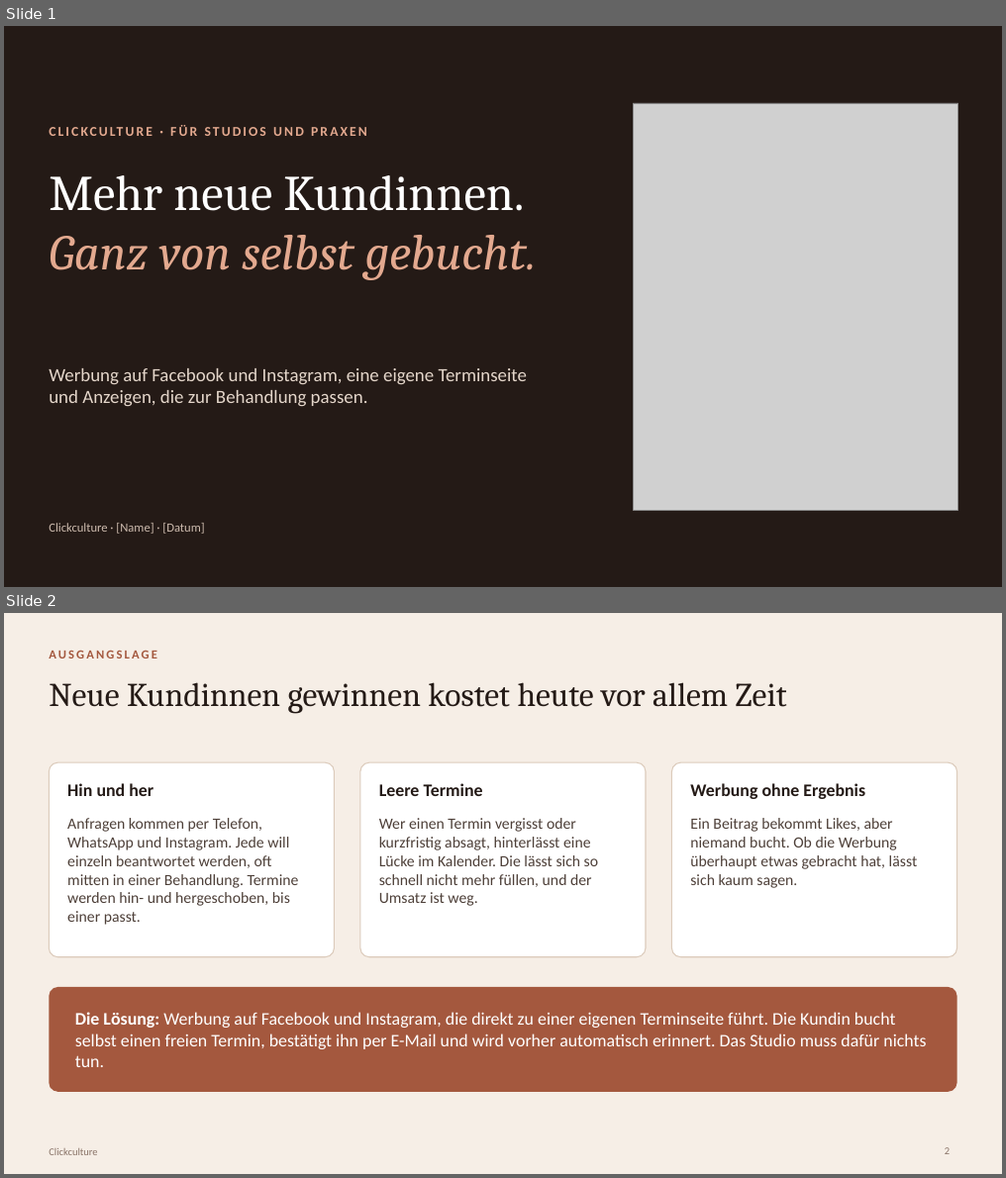
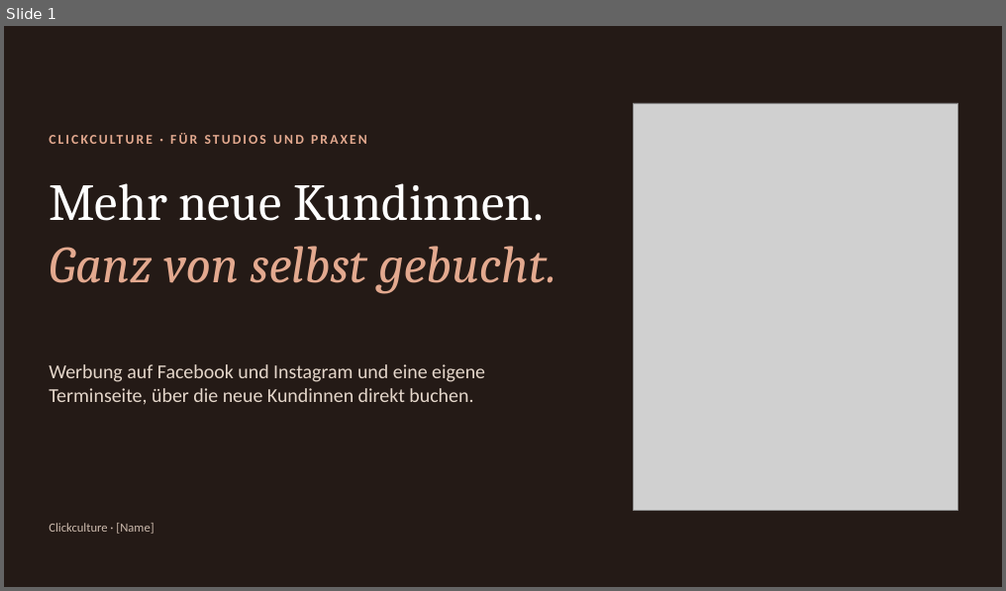
Before and after one commit to raphaelgeil652-lab/business, a slide deck: nischen/beauty/praesentation/Clickculture Beauty – Vorstellung.pptx. Shown one above the other, each under a label of ours: slides 1 and 2 before the commit, slide 1 after it. The pictures are 1006x1178 and 1006x591 pixels, drawn with LibreOffice and Linux fonts; fonts in the diff are those of the drawing; grey boxes stand for pictures. Boxes give left, top, right and bottom in pixels: in the first picture for what was removed or moved away, otherwise in the second. Text is boxed around its words. In the diff, an @@ line names an element or a change of style, - is before the commit and + after.

```diff
--- a/nischen/beauty/praesentation/Clickculture Beauty – Vorstellung.pptx
+++ b/nischen/beauty/praesentation/Clickculture Beauty – Vorstellung.pptx
@@ slide 2 removed at [4, 613, 1002, 1174], background #F6EEE6 @@
@@ text removed at [49, 650, 157, 659] @@
-AUSGANGSLAGE
@@ title removed at [49, 682, 787, 714] @@
-Neue Kundinnen gewinnen kostet heute vor allem Zeit
@@ rounded rectangle removed at [49, 762, 334, 958] @@
@@ text removed at [67, 783, 153, 796] @@
-Hin und her
@@ rounded rectangle removed at [360, 762, 646, 958] @@
@@ text removed at [379, 783, 483, 796] @@
-Leere Termine
@@ rounded rectangle removed at [672, 762, 957, 958] @@
@@ text removed at [690, 783, 865, 799] @@
-Werbung ohne Ergebnis
@@ text removed at [67, 818, 299, 925] @@
-Anfragen kommen per Telefon, WhatsApp und Instagram. Jede will einzeln beantwortet werden, oft mitten in einer Behandlung. Termine werden hin- und hergeschoben, bis einer passt.
@@ text removed at [379, 818, 598, 906] @@
-Wer einen Termin vergisst oder kurzfristig absagt, hinterlässt eine Lücke im Kalender. Die lässt sich so schnell nicht mehr füllen, und der Umsatz ist weg.
@@ text removed at [690, 818, 918, 888] @@
-Ein Beitrag bekommt Likes, aber niemand bucht. Ob die Werbung überhaupt etwas gebracht hat, lässt sich kaum sagen.
@@ rounded rectangle removed at [49, 987, 957, 1092] @@
@@ text removed at [75, 1012, 926, 1067] @@
-Die Lösung: Werbung auf Facebook und Instagram, die direkt zu einer eigenen Terminseite führt. Die Kundin bucht selbst einen freien Termin, bestätigt ihn per E-Mail und wird vorher automatisch erinnert. Das Studio muss dafür nichts tun.
@@ text removed at [49, 1149, 97, 1156] @@
-Clickculture
@@ page number removed at [944, 1148, 949, 1155] @@
-2
@@ slide 1 changed as well @@
@@ text "CLICKCULTURE · FÜR STUDIOS UND ...": place and size @@
-text "CLICKCULTURE · FÜR STUDIOS UND ..." at [49, 123, 573, 150]
+text "CLICKCULTURE · FÜR STUDIOS UND ..." at [49, 131, 573, 157]
@@ text "Mehr neue Kundinnen. Ganz von ...": place and size @@
-text "Mehr neue Kundinnen. Ganz von ..." at [49, 175, 537, 280]
+text "Mehr neue Kundinnen. Ganz von ..." at [49, 183, 556, 293]
@@ text "Mehr neue Kundinnen. Ganz von ..." at [49, 183, 556, 293]: size 48 to 50 pt @@
@@ text at [49, 365, 485, 405]: text changed; size 18 to 19 pt @@
-Werbung auf Facebook und Instagram, eine eigene Terminseite und Anzeigen, die zur Behandlung passen.
+Werbung auf Facebook und Instagram und eine eigene Terminseite, über die neue Kundinnen direkt buchen.
@@ text at [49, 523, 153, 534]: text changed @@
-Clickculture · [Name] · [Datum]
+Clickculture · [Name]
```
Also in this commit, not shown: 2 other slides changed, 9 slides added, 12 other slides removed.
